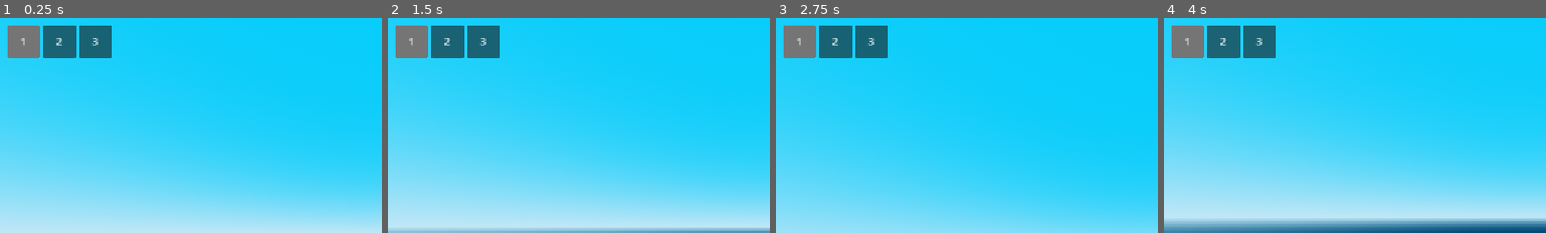
Above: before the commit, frames 1-4 (left to right).
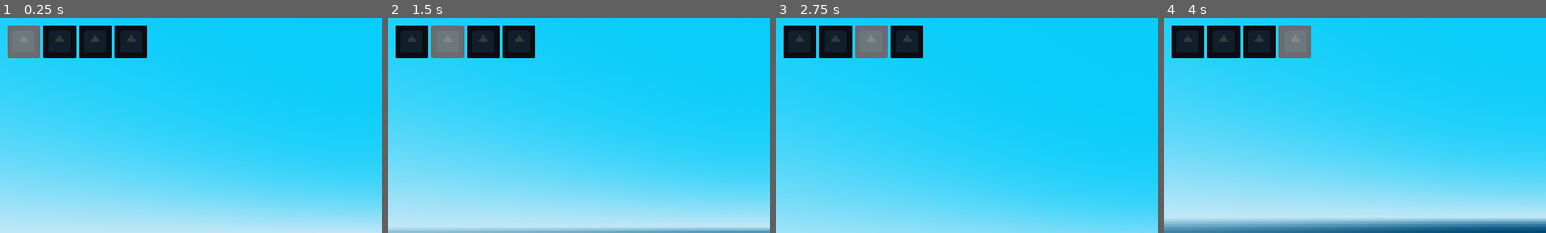
Above: after the commit, the same moments.

Repository: sharkpossum/Hex-Factor
Game: Godot game, scene res://scenes/world/world.tscn
Same seed, same stepped clock (60 frames per second), same inputs: the game is played once before the commit and once after it. The engine's default icon, where the game draws it, is replaced by a stand-in: a white triangle on a blue panel in a dark square.
Inputs (mouse positions are % of the whole screen's width and height, from its top left):
- Up to frame 1 (0.25 s): no input
- Up to frame 2 (1.5 s): move the mouse to (55, 50) at 0.52 s; hold W (forward) from 0.53 s (still down); tap 1 (hotkey_1) at 0.6 s; tap Space (jump) at 0.77 s; tap 2 (hotkey_2) at 0.8, 1.35 s; move the mouse to (45, 50) at 1.27 s
- Up to frame 3 (2.75 s): keep holding W (forward); tap Space (jump) at 1.52 s; tap 3 (hotkey_3) at 1.55, 2.1 s; move the mouse to (52, 48) at 2.02 s; tap E (interact) at 2.3 s
- Up to frame 4 (4 s): keep holding W (forward); move the mouse to (49, 52) at 2.77 s; tap E (interact) at 2.85 s; tap Space (jump) at 3.02, 3.77 s; click (49, 52) at 3.05 s; move the mouse to (57, 51) at 3.52 s; click (57, 51) at 3.6 s; tap 4 (hotkey_4, bound only after the commit) at 3.8 s
The pictures show only the part of the screen within x 0-50%, y 0-50%; the shares and areas given below are measured in that part.

The runs differ from the first frame. In frame 1, 3.9% of the frame differs, in the area x 2-39%, y 3-19%; in frame 2, 5.2%; in frame 3, 5.2%; in frame 4, 5.2%.

Commit message:
Added hotbar functionality using item slots, updated inventories to emit their own update signal

Diff:
--- a/project.godot
+++ b/project.godot
@@ -102,6 +102,21 @@
 "events": [Object(InputEventKey,"resource_local_to_scene":false,"resource_name":"","device":-1,"window_id":0,"alt_press …(191 unchanged characters)…
 ]
 }
+hotkey_4={
+"deadzone": 0.2,
+"events": [Object(InputEventKey,"resource_local_to_scene":false,"resource_name":"","device":-1,"window_id":0,"alt_pressed":false,"shift_pressed":false,"ctrl_pressed":false,"meta_pressed":false,"pressed":false,"keycode":0,"physical_keycode":52,"key_label":0,"unicode":52,"location":0,"echo":false,"script":null)
+]
+}
+previous_hotbar_item={
+"deadzone": 0.2,
+"events": [Object(InputEventMouseButton,"resource_local_to_scene":false,"resource_name":"","device":-1,"window_id":0,"alt_pressed":false,"shift_pressed":false,"ctrl_pressed":false,"meta_pressed":false,"button_mask":0,"position":Vector2(0, 0),"global_position":Vector2(0, 0),"factor":1.0,"button_index":4,"canceled":false,"pressed":false,"double_click":false,"script":null)
+]
+}
+next_hotbar_item={
+"deadzone": 0.2,
+"events": [Object(InputEventMouseButton,"resource_local_to_scene":false,"resource_name":"","device":-1,"window_id":0,"alt_pressed":false,"shift_pressed":false,"ctrl_pressed":false,"meta_pressed":false,"button_mask":0,"position":Vector2(0, 0),"global_position":Vector2(0, 0),"factor":1.0,"button_index":5,"canceled":false,"pressed":false,"double_click":false,"script":null)
+]
+}
 
 [layer_names]
 
--- a/scenes/items/Item.gd
+++ b/scenes/items/Item.gd
@@ -14,3 +14,5 @@
 @export var item_id: String = ""
 @export var is_stackable: bool = true
 @export var item_amount: int = 0
+
+@export_enum("Carrying", "Building") var item_function: String = "Carrying"
--- a/scenes/player/player.gd
+++ b/scenes/player/player.gd
@@ -7,6 +7,7 @@
 signal State_Parent_Ready
 
 func _ready():
+	player_stats.player = self
 	emit_signal("State_Parent_Ready")
 	pass
 
--- a/scenes/player/player.tscn
+++ b/scenes/player/player.tscn
@@ -15,7 +15,7 @@
 [ext_resource type="Script" uid="uid://cocnkjd2dqw2i" path="res://scenes/player/states/interaction/In_Inventory.gd" id="10_h17s1"]
 [ext_resource type="Script" uid="uid://b02xxwca4h31" path="res://scenes/player/states/movement/In_Menu.gd" id="12_fm80t"]
 [ext_resource type="Script" uid="uid://8adk86412iwr" path="res://scripts/components/Component_Manager.gd" id="13_gx1jg"]
-[ext_resource type="Script" uid="uid://bwyryc1isr0m5" path="res://scenes/player/states/interaction/Neutral.gd" id="14_kvlxm"]
+[ext_resource type="Script" uid="uid://dci8rdc84d813" path="res://scenes/player/states/interaction/Exploring.gd" id="14_kvlxm"]
 [ext_resource type="Script" uid="uid://chr7p01seflwc" path="res://scripts/components/Inventory_Component.gd" id="14_ugbui"]
 
 [sub_resource type="CapsuleMesh" id="CapsuleMesh_x7p2l"]
@@ -41,7 +41,6 @@
 [node name="HotbarUI" parent="PlayerGUI" instance=ExtResource("3_myrg7")]
 unique_name_in_owner = true
 layout_mode = 1
-anchors_preset = 15
 
 [node name="Reticle" parent="PlayerGUI" instance=ExtResource("4_kvlxm")]
 unique_name_in_owner = true
@@ -104,14 +103,13 @@
 
 [node name="InteractingState" type="Node" parent="." node_paths=PackedStringArray("initial_state")]
 script = ExtResource("3_gmlin")
-initial_state = NodePath("Neutral")
+initial_state = NodePath("Exploring")
 
 [node name="In_Inventory" type="Node" parent="InteractingState"]
 script = ExtResource("10_h17s1")
 
-[node name="Neutral" type="Node" parent="InteractingState"]
+[node name="Exploring" type="Node" parent="InteractingState"]
 script = ExtResource("14_kvlxm")
-metadata/_custom_type_script = "uid://bwyryc1isr0m5"
 
 [node name="Component_Manager" type="Node" parent="."]
 script = ExtResource("13_gx1jg")
@@ -121,3 +119,5 @@
 script = ExtResource("14_ugbui")
 inventory = ExtResource("5_fm80t")
 metadata/_custom_type_script = "uid://chr7p01seflwc"
+
+[connection signal="ready" from="." to="PlayerGUI/HotbarUI" method="_on_player_ready"]
--- a/scenes/player/states/interaction/Neutral.gd
+++ b/scenes/player/states/interaction/Exploring.gd
@@ -1,18 +1,40 @@
 extends Player_Interaction_State
+
+class_name Player_Exploring_State
 
 @onready var player_camera: Camera3D = %PlayerCamera
 @onready var interact_cast = %InteractCast
 
 var interaction_target: Node3D
 var interaction_target_component: Interactible_Component
+var player_inventory_component
 
 func Enter():
+	if !player_inventory_component:
+		for c in player.get_meta("components"):
+			if c is Inventory_Component:
+				player_inventory_component = c
+
 	Input.mouse_mode = Input.MOUSE_MODE_CAPTURED
 
 func Exit():
 	pass
 
 func Physics_Update(_delta: float):
+	if Input.is_action_just_pressed("hotkey_1"):
+		player_stats.SET_FOCUS_SLOT(0)
+	elif Input.is_action_just_pressed("hotkey_2"):
+		player_stats.SET_FOCUS_SLOT(1)
+	elif Input.is_action_just_pressed("hotkey_3"):
+		player_stats.SET_FOCUS_SLOT(2)
+	elif Input.is_action_just_pressed("hotkey_4"):
+		player_stats.SET_FOCUS_SLOT(3)
+
+	if Input.is_action_just_pressed("previous_hotbar_item"):
+		player_stats.SET_FOCUS_SLOT(player_stats.FOCUSED_SLOT - 1)
+	if Input.is_action_just_pressed("next_hotbar_item"):
+		player_stats.SET_FOCUS_SLOT(player_stats.FOCUSED_SLOT + 1)
+
 	var result = interact_cast.get_collider();
 
 	if result != interaction_target:
--- a/scenes/player/states/interaction/In_Inventory.gd
+++ b/scenes/player/states/interaction/In_Inventory.gd
@@ -21,4 +21,4 @@
 
 func Update(_delta: float):
 	if Input.is_action_just_pressed("inventory"):
-		Transitioned.emit(self, "neutral")
+		Transitioned.emit(self, "exploring")
--- a/scenes/player/states/interaction/Interaction_State.gd
+++ b/scenes/player/states/interaction/Interaction_State.gd
@@ -1,6 +1,6 @@
 extends State
 class_name Player_Interaction_State
 
-@onready var player_stats = %PlayerStats
+@onready var player_stats : Player_Stats = %PlayerStats
 @onready var player = self.owner
 @onready var GUI = %PlayerGUI
--- /dev/null
+++ b/scenes/player/ui/hotbar_ui.gd
@@ -0,0 +1,36 @@
+extends Control
+
+@onready var player_stats: Player_Stats = %PlayerStats
+
+var hotbar_item_slots: Dictionary[int, Item_Slot]
+
+@onready var selector: ColorRect = %Selector
+
+var inventory: Item_Inventory
+
+var hotbar_items: Dictionary[int, Item]
+
+func _ready() -> void:
+	hotbar_item_slots[0] = %Item_Slot_0
+	hotbar_item_slots[1] = %Item_Slot_1
+	hotbar_item_slots[2] = %Item_Slot_2
+	hotbar_item_slots[3] = %Item_Slot_3
+
+func _on_player_ready() -> void:
+	player_stats.FocusSlotChanged.connect(change_hotbar_highlight)
+
+	for c in player_stats.GET_PLAYER().get_meta("components"):
+		if c is Inventory_Component:
+			inventory = c.get_inventory()
+			c.get_inventory_update_signal().connect(update_hotbar_items)
+
+	update_hotbar_items()
+
+func change_hotbar_highlight(slot: int):
+	selector.reparent(hotbar_item_slots[slot].get_parent(), false)
+	pass
+
+func update_hotbar_items():
+	for i in range(player_stats.HOTBAR_SLOT_CAPACITY):
+		var item = inventory.get_item(i)
+		hotbar_item_slots[i].set_item(item)
--- a/scenes/player/ui/hotbar_ui.tscn
+++ b/scenes/player/ui/hotbar_ui.tscn
@@ -1,12 +1,17 @@
-[gd_scene format=3 uid="uid://cqseil26u8ago"]
+[gd_scene load_steps=3 format=3 uid="uid://cqseil26u8ago"]
+
+[ext_resource type="Script" uid="uid://28t85rmqh4t5" path="res://scenes/player/ui/hotbar_ui.gd" id="1_hof02"]
+[ext_resource type="PackedScene" uid="uid://dr5qkjc1mid0g" path="res://scenes/ui/Item_Slot.tscn" id="2_r5gkv"]
 
 [node name="HotbarUI" type="Control"]
 layout_mode = 3
+anchors_preset = 15
 anchor_right = 1.0
 anchor_bottom = 1.0
 grow_horizontal = 2
 grow_vertical = 2
 mouse_filter = 1
+script = ExtResource("1_hof02")
 
 [node name="HBoxContainer" type="HBoxContainer" parent="."]
 layout_mode = 1
@@ -16,7 +21,46 @@
 offset_right = 10.0
 offset_bottom = 10.0
 
+[node name="Hotbar_Slot_0" type="Panel" parent="HBoxContainer"]
+clip_contents = true
+custom_minimum_size = Vector2(50, 50)
+layout_mode = 2
+mouse_filter = 1
+
+[node name="CenterContainer" type="CenterContainer" parent="HBoxContainer/Hotbar_Slot_0"]
+layout_mode = 1
+anchors_preset = 15
+anchor_right = 1.0
+anchor_bottom = 1.0
+grow_horizontal = 2
+grow_vertical = 2
+
+[node name="Label" type="Label" parent="HBoxContainer/Hotbar_Slot_0/CenterContainer"]
+layout_mode = 2
+text = "1"
+horizontal_alignment = 1
+vertical_alignment = 1
+
+[node name="Item_Slot_0" parent="HBoxContainer/Hotbar_Slot_0" instance=ExtResource("2_r5gkv")]
+unique_name_in_owner = true
+custom_minimum_size = Vector2(50, 50)
+layout_mode = 0
+offset_right = 50.0
+offset_bottom = 50.0
+mouse_filter = 1
+
+[node name="Selector" type="ColorRect" parent="HBoxContainer/Hotbar_Slot_0"]
+unique_name_in_owner = true
+layout_mode = 1
+anchors_preset = 15
+anchor_right = 1.0
+anchor_bottom = 1.0
+grow_horizontal = 2
+grow_vertical = 2
+color = Color(1, 1, 1, 0.392157)
+
 [node name="Hotbar_Slot_1" type="Panel" parent="HBoxContainer"]
+clip_contents = true
 custom_minimum_size = Vector2(50, 50)
 layout_mode = 2
 mouse_filter = 1
@@ -31,20 +75,20 @@
 
 [node name="Label" type="Label" parent="HBoxContainer/Hotbar_Slot_1/CenterContainer"]
 layout_mode = 2
-text = "1"
+text = "2"
 horizontal_alignment = 1
 vertical_alignment = 1
 
-[node name="Selector" type="ColorRect" parent="HBoxContainer/Hotbar_Slot_1"]
-z_index = -5
-layout_mode = 1
-anchors_preset = 15
-anchor_right = 1.0
-anchor_bottom = 1.0
-grow_horizontal = 2
-grow_vertical = 2
+[node name="Item_Slot_1" parent="HBoxContainer/Hotbar_Slot_1" instance=ExtResource("2_r5gkv")]
+unique_name_in_owner = true
+custom_minimum_size = Vector2(50, 50)
+layout_mode = 0
+offset_right = 50.0
+offset_bottom = 50.0
+mouse_filter = 1
 
 [node name="Hotbar_Slot_2" type="Panel" parent="HBoxContainer"]
+clip_contents = true
 custom_minimum_size = Vector2(50, 50)
 layout_mode = 2
 mouse_filter = 1
@@ -59,11 +103,20 @@
 
 [node name="Label" type="Label" parent="HBoxContainer/Hotbar_Slot_2/CenterContainer"]
 layout_mode = 2
-text = "2"
+text = "3"
 horizontal_alignment = 1
 vertical_alignment = 1
 
+[node name="Item_Slot_2" parent="HBoxContainer/Hotbar_Slot_2" instance=ExtResource("2_r5gkv")]
+unique_name_in_owner = true
+custom_minimum_size = Vector2(50, 50)
+layout_mode = 0
+offset_right = 50.0
+offset_bottom = 50.0
+mouse_filter = 1
+
 [node name="Hotbar_Slot_3" type="Panel" parent="HBoxContainer"]
+clip_contents = true
 custom_minimum_size = Vector2(50, 50)
 layout_mode = 2
 mouse_filter = 1
@@ -78,6 +131,14 @@
 
 [node name="Label" type="Label" parent="HBoxContainer/Hotbar_Slot_3/CenterContainer"]
 layout_mode = 2
-text = "3"
+text = "4"
 horizontal_alignment = 1
 vertical_alignment = 1
+
+[node name="Item_Slot_3" parent="HBoxContainer/Hotbar_Slot_3" instance=ExtResource("2_r5gkv")]
+unique_name_in_owner = true
+custom_minimum_size = Vector2(50, 50)
+layout_mode = 0
+offset_right = 50.0
+offset_bottom = 50.0
+mouse_filter = 1
--- a/scenes/player/ui/player_inventory_ui.gd
+++ b/scenes/player/ui/player_inventory_ui.gd
@@ -20,8 +20,6 @@
 
 # Distance item is dropped from player head.
 var drop_distance: float = 2.0
-
-signal RedrawSlots
 
 func _physics_process(_delta: float) -> void:
 	if !is_holding && focused_slot:
@@ -51,7 +49,7 @@
 		box.set_slot(i)
 		box.update_slot()
 		box.HoveringSlot.connect(on_focus_slot_change)
-		RedrawSlots.connect(box.update_slot)
+		inventory_component.get_inventory_update_signal().connect(box.update_slot)
 
 		%PlayerInventoryGrid.add_child(box)
 
@@ -65,16 +63,12 @@
 	drag_icon.visible = true
 	is_holding = true
 
-	RedrawSlots.emit()
-
 func drop_item_in_slot(hovered_slot: int, hovered_inventory: Item_Inventory):
 	if !hovered_inventory.get_item(hovered_slot):
 		hovered_inventory.set_item(hovered_slot, held_item_inventory.get_item(held_item_slot))
 		held_item_inventory.delete_item(held_item_slot)
 	else:
 		hovered_inventory.swap_item(held_item_slot, held_item_inventory, hovered_slot, hovered_inventory)
-
-	RedrawSlots.emit()
 
 	drag_icon.visible = false
 	is_holding = false
@@ -84,7 +78,6 @@
 	item_spawn.pack(held_item_inventory.get_item(held_item_slot))
 
 	held_item_inventory.delete_item(held_item_slot)
-	RedrawSlots.emit()
 
 	var player: Player = inventory_component.get_component_owner()
 	var head = player.get_stats().GET_PLAYER_HEAD()
--- a/scenes/ui/Item_Slot.gd
+++ b/scenes/ui/Item_Slot.gd
@@ -13,6 +13,9 @@
 
 func update_slot():
 	item = source_inventory.get_item(assigned_slot)
+	set_item(item)
+
+func set_item(item: Item):
 	if item:
 		var label_text = label_format % [item.item_name, item.item_amount]
 
@@ -24,6 +27,7 @@
 		%ItemLabel.text = ""
 		%ItemSprite.texture = empty_slot_sprite
 		mouse_default_cursor_shape = Control.CURSOR_ARROW
+	pass
 
 func set_inventory(inventory: Item_Inventory):
 	source_inventory = inventory
--- a/scripts/Player_Stats.gd
+++ b/scripts/Player_Stats.gd
@@ -10,8 +10,29 @@
 
 @export var CONFIG: Player_Config;
 
+var player: Player
+
+signal FocusSlotChanged
+var FOCUSED_SLOT: int = 0
+var HOTBAR_SLOT_CAPACITY: int = 4
+
 func GET_PLAYER_POSITION() -> Vector3:
 	return %PlayerBody.global_position
 
 func GET_PLAYER_HEAD() -> Player_Head:
 	return %Head
+
+func GET_PLAYER() -> Player:
+	return player
+
+func SET_FOCUS_SLOT(slot: int):
+	if FOCUSED_SLOT != slot:
+		if slot > (HOTBAR_SLOT_CAPACITY - 1):
+			FOCUSED_SLOT = 0
+			pass
+		elif slot < 0:
+			FOCUSED_SLOT = (HOTBAR_SLOT_CAPACITY - 1)
+		else:
+			FOCUSED_SLOT = slot
+
+		FocusSlotChanged.emit(FOCUSED_SLOT)
--- a/scripts/components/Inventory_Component.gd
+++ b/scripts/components/Inventory_Component.gd
@@ -6,3 +6,6 @@
 
 func get_inventory() -> Item_Inventory:
 	return inventory
+
+func get_inventory_update_signal	() -> Signal:
+	return inventory.InventoryUpdated
--- a/scripts/resources/items/Item_Inventory.gd
+++ b/scripts/resources/items/Item_Inventory.gd
@@ -4,6 +4,8 @@
 
 var slots: Dictionary[int, Item] = {}
 var capacity: int = 24
+
+signal InventoryUpdated
 
 # Returns the item of the specified slot.
 func get_item(slot: int) -> Item:
@@ -44,6 +46,8 @@
 							contained_item.item_amount = contained_item.stack_capacity
 						else:
 							contained_item.item_amount += item.item_amount
+
+							InventoryUpdated.emit()
 							return 0
 
 			else:
@@ -52,7 +56,11 @@
 
 		if empty_slot != -1:
 			slots[empty_slot] = item
+
+			InventoryUpdated.emit()
 			return 0
+
+		InventoryUpdated.emit()
 		return item.item_amount
 
 # Attempts to set an item. If the slot is taken, return the current item.
@@ -64,11 +72,14 @@
 	else:
 		slots[slot] = item
 		return null
+	InventoryUpdated.emit()
 
 func delete_item(slot: int):
 	slots.erase(slot)
+	InventoryUpdated.emit()
 	pass
 
 func swap_item(slotA: int, inventoryA: Item_Inventory, slotB: int, inventoryB: Item_Inventory):
 	var to_swap = inventoryB.set_item(slotB, inventoryA.get_item(slotA))
 	inventoryA.set_item(slotA, to_swap)
+	InventoryUpdated.emit()
Not shown, added: scenes/player/states/interaction/Exploring.gd.uid
Not shown, removed: scenes/player/states/interaction/Neutral.gd.uid
Not shown, added: scenes/player/ui/hotbar_ui.gd.uid
